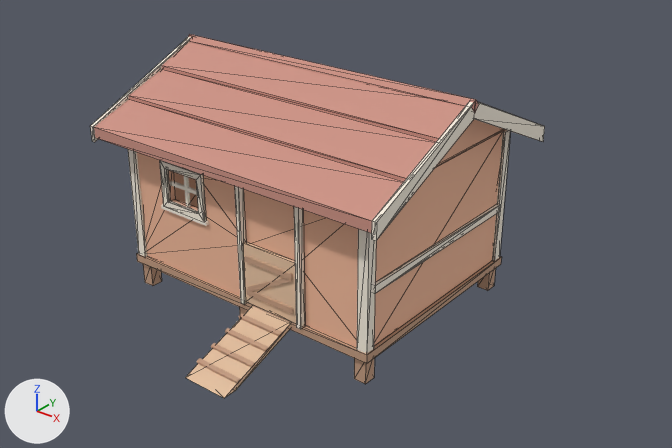
An edit to the glTF model exp/pig-pens/assets/models/custom/coop.glb, drawn before and after from the same camera.
Rendered twice from a camera (50 mm lens) standing at (5.65, -6.76, 4.98) and looking at (0.41, -0.21, 0.92). The axes (+X, +Y, +Z) are drawn at lower left. The lights are the same throughout. The first picture is the older version. Mesh edges are drawn as thin lines on the coarser meshes. Where no turn or scale is listed for an object, it has been applied to the vertices. Vertices at exactly the same position are counted once.

In view in the first picture: 'corner_BL', 'corner_FL', 'corner_FR', 'floor', 'front_board', 'gable_L', 'pop_door_panel', 'rake_L', 'rake_R', 'ramp', 'ridge_cap', 'roof_shell', 'side_belt_L', 'side_board_L', 'side_board_R', 'stilt_0F', 'stilt_2B', 'stilt_2F', 'window_frame' and 12 more.
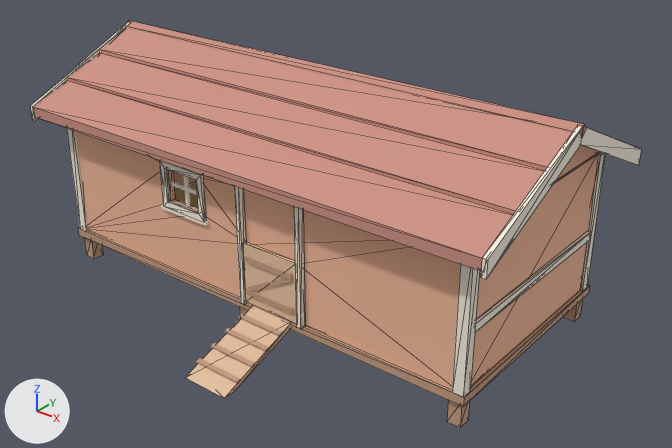
The change in detail:
me_floor is used by ob_floor; location (0.0, 0.0, 0.26).
me_floor had 8 vertices, 12 faces and spanned x -1.54..1.54, y -1.19..1.19, z 0.0..0.09.
me_floor now has 8 vertices, 12 faces and spans x -2.54..2.54, y -1.19..1.19, z 0.0..0.09.
me_floor part 1: the whole mesh is scaled about its middle by (1.65, 1, 1).
me_front_board is used by ob_front_board; location (0.0, -1.07, 0.0).
Before the commit, vertices of me_front_board: 2 (-1.5, 0.0, 0.34), 6 (1.5, 0.0, 0.34), 9 (-1.5, 0.0, 1.8), 10 (1.5, 0.0, 1.8), 12 (-1.5, -0.08, 0.34).
Before the commit, vertices of me_front_board: 20 (1.5, -0.08, 0.34), 21 (-1.5, -0.08, 1.8), 22 (1.5, -0.08, 1.8).
me_front_board had 24 vertices, 48 faces and spanned x -1.5..1.5, y -0.08..0.0, z 0.34..1.8.
me_front_board now has 24 vertices, 48 faces and spans x -2.5..2.5, y -0.08..0.0, z 0.34..1.8.
Part 2, on me_front_board:
Vertices 2, 9, 12, 21 of me_front_board move by (-1.0, 0.0, 0.0).
Vertices 6, 10, 20, 22 of me_front_board move by (1.0, 0.0, 0.0).
me_gable_l is used by ob_gable_l; location (0.0, 0.0, 0.0).
me_gable_l had 10 vertices, 16 faces and spanned x 1.43..1.49, y -1.14..1.14, z 1.79..2.33.
me_gable_l now has 10 vertices, 16 faces and spans x 2.43..2.49, y -1.14..1.14, z 1.79..2.33.
me_gable_l part 3: the whole mesh is moved by (1.0, 0.0, 0.0).
me_roof_shell is used by ob_roof_shell; location (0.0, 0.0, 0.0).
me_roof_shell had 28 vertices, 52 faces and spanned x -1.75..1.75, y -1.4..1.4, z 1.69..2.41.
me_roof_shell now has 28 vertices, 52 faces and spans x -2.75..2.75, y -1.4..1.4, z 1.69..2.41.
me_roof_shell part 4: the whole mesh is scaled about its middle by (1.57, 1, 1).
me_ridge_cap is used by ob_ridge_cap; location (0.0, 0.0, 2.391).
me_ridge_cap had 8 vertices, 12 faces and spanned x -1.78..1.78, y -0.06..0.06, z -0.06..0.06.
me_ridge_cap now has 8 vertices, 12 faces and spans x -2.78..2.78, y -0.06..0.06, z -0.06..0.06.
me_ridge_cap part 5: the whole mesh is scaled about its middle by (1.56, 1, 1).
me_rake_l is used by ob_rake_l; location (0.0, 0.0, 0.0).
me_rake_l had 12 vertices, 20 faces and spanned x 1.73..1.77, y -1.41..1.41, z 1.64..2.44.
me_rake_l now has 12 vertices, 20 faces and spans x 2.73..2.78, y -1.41..1.41, z 1.64..2.44.
me_rake_l part 6: the whole mesh is moved by (1.0, 0.0, 0.0).
me_rake_r is used by ob_rake_r; location (0.0, 0.0, 0.0).
me_rake_r had 12 vertices, 20 faces and spanned x -1.77..-1.73, y -1.41..1.41, z 1.64..2.44.
me_rake_r now has 12 vertices, 20 faces and spans x -2.78..-2.73, y -1.41..1.41, z 1.64..2.44.
me_rake_r part 7: the whole mesh is moved by (-1.0, 0.0, 0.0).
Object 'stilt_0F' (ob_stilt_0f) moves from (-1.435, -1.085, 0.0) to (-2.435, -1.085, 0.0).
Object 'stilt_2B' (ob_stilt_2b) moves from (1.435, 1.085, 0.0) to (2.435, 1.085, 0.0).
Object 'stilt_2F' (ob_stilt_2f) moves from (1.435, -1.085, 0.0) to (2.435, -1.085, 0.0).
Object 'corner_FL' (ob_corner_fl) moves from (1.47, -1.12, 0.335) to (2.47, -1.12, 0.335).
Object 'corner_FR' (ob_corner_fr) moves from (-1.47, 0.03, 0.335) to (-2.47, 0.03, 0.335).
Object 'corner_BL' (ob_corner_bl) moves from (1.47, -0.03, 0.335) to (2.47, -0.03, 0.335).
Object 'side_board_L' (ob_side_board_l) moves from (1.459, 0.0, 0.34) to (2.458, 0.0, 0.34).
Object 'side_belt_L' (ob_side_belt_l) moves from (1.513, 0.0, 0.959) to (2.513, 0.0, 0.959).
Object 'side_board_R' (ob_side_board_r) moves from (-1.459, 0.0, 0.34) to (-2.458, 0.0, 0.34).

Boxes [x1, y1, x2, y2] around the edits, measured in the pictures (672 x 448 px):
'roof_shell', rescaled (45% wider, 27% taller)
    before: [94, 42, 465, 233]
    after: [34, 28, 572, 271]
'front_board', reshaped (74% wider, 32% taller)
    before: [137, 152, 358, 347]
    after: [75, 131, 460, 389]
'side_board_L', moved
    before: [374, 131, 503, 345]
    after: [471, 154, 598, 385]
'rake_L', moved
    before: [372, 102, 545, 241]
    after: [481, 126, 641, 279]
'floor', rescaled
    before: [137, 254, 502, 364]
    after: [78, 228, 589, 407]
'corner_FL', moved
    before: [357, 229, 376, 354]
    after: [452, 264, 479, 396]
'ridge_cap', rescaled (57% wider, 51% taller)
    before: [187, 34, 479, 112]
    after: [127, 20, 586, 138]
'side_belt_L', moved
    before: [374, 204, 500, 294]
    after: [474, 231, 591, 333]
'corner_BL', moved
    before: [492, 130, 511, 261]
    after: [580, 153, 605, 290]
'corner_FR', moved
    before: [128, 149, 147, 257]
    after: [67, 128, 88, 231]
'gable_L', moved
    before: [437, 119, 504, 166]
    after: [554, 145, 599, 183]
'rake_R', moved
    before: [90, 37, 191, 142]
    after: [31, 23, 130, 121]
'stilt_2F', moved
    before: [354, 358, 374, 384]
    after: [447, 400, 470, 428]
'stilt_0F', moved
    before: [143, 264, 162, 286]
    after: [84, 238, 103, 259]
'stilt_2B', moved
    before: [477, 269, 495, 290]
    after: [563, 300, 582, 321]
'side_board_R', moved (mostly hidden afterwards)
    before: [173, 172, 198, 207]
    after: [173, 172, 196, 190]
